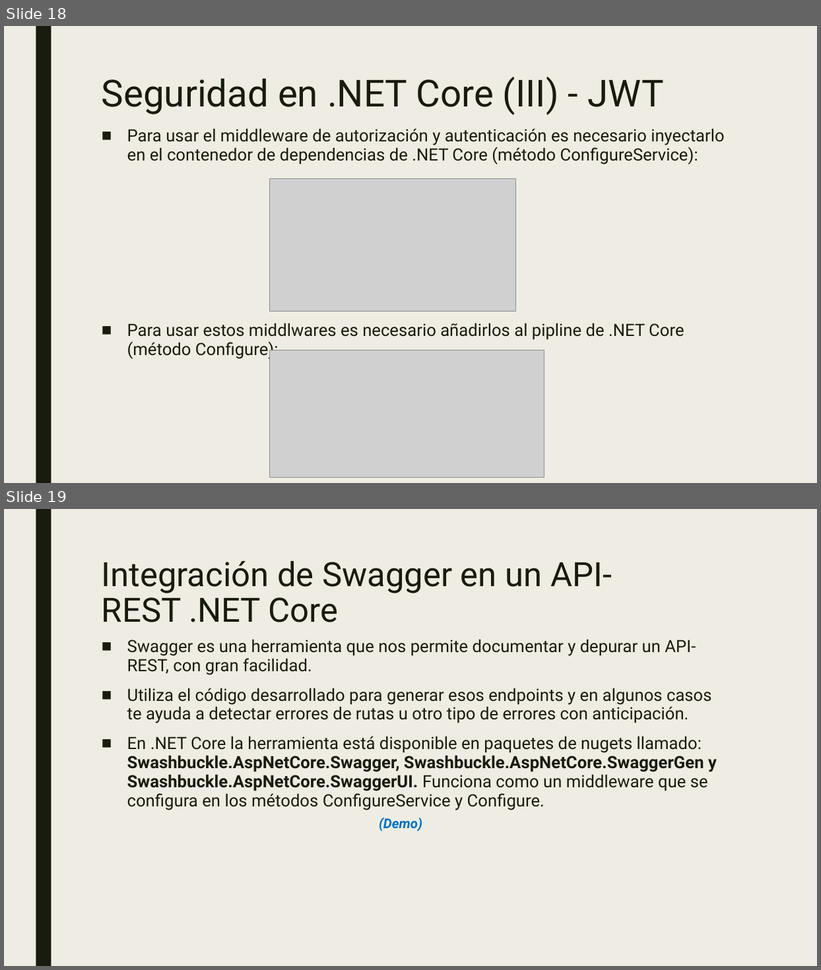
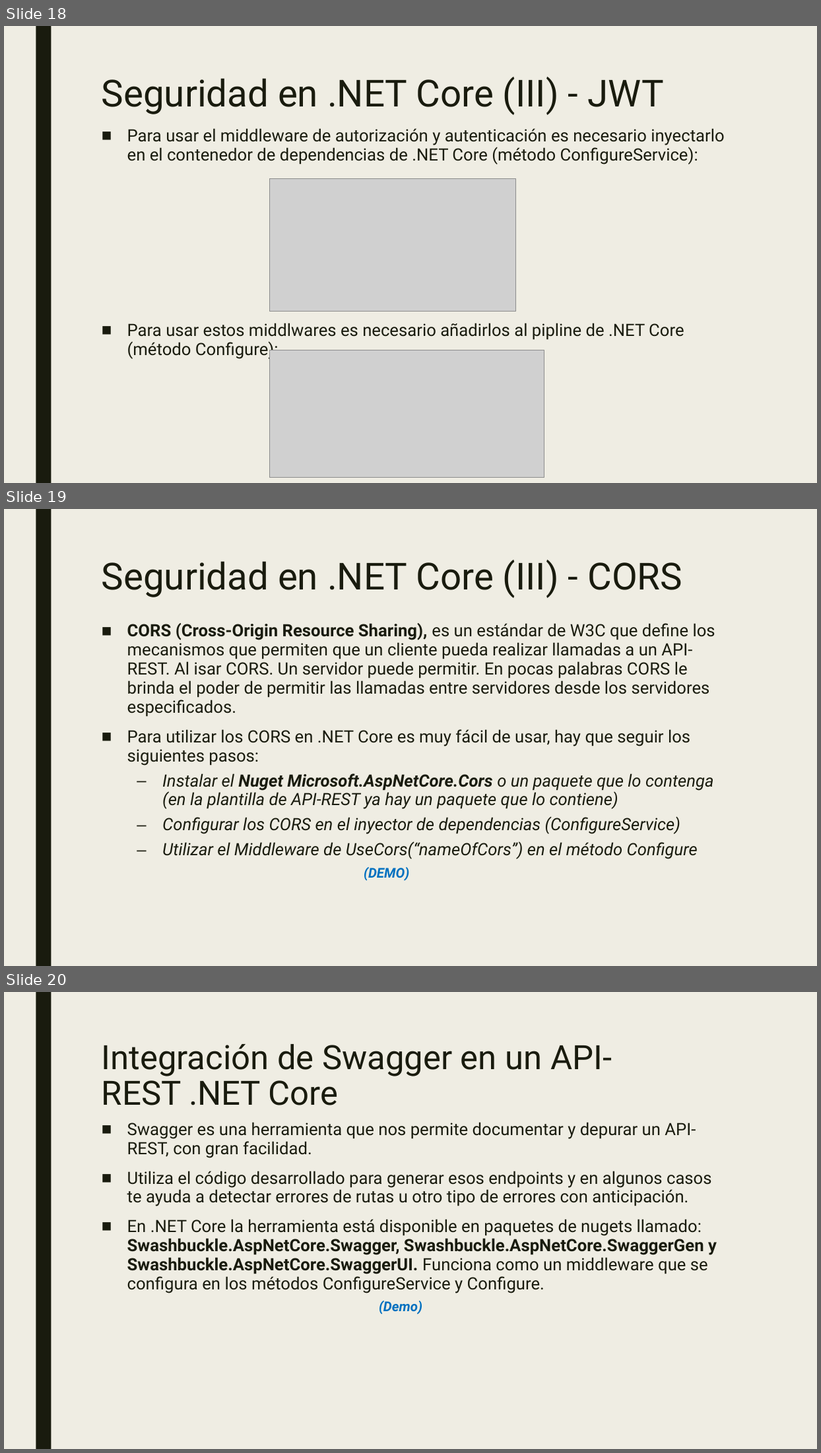
Before and after one commit to dadjh85/Demo4-Curso-.NetCore3.1, a slide deck: doc/Demo4- Curso .NET Core.pptx. Shown one above the other, each under a label of ours: slides 18 and 19 before the commit, slides 18, 19 and 20 after it. The pictures are 821x970 and 821x1453 pixels, drawn with LibreOffice and Linux fonts; fonts in the diff are those of the drawing; grey boxes stand for pictures. Boxes give left, top, right and bottom in pixels: in the first picture for what was removed or moved away, otherwise in the second. Text is boxed around its words. In the diff, an @@ line names an element or a change of style, - is before the commit and + after.

Commit message:
* Added CORS

```diff
--- a/doc/Demo4- Curso .NET Core.pptx
+++ b/doc/Demo4- Curso .NET Core.pptx
@@ slide 19 added at (4, 509, 817, 966), background #EFEDE3; not listed: 1 template element that a slide beside it also shows @@
@@ title added at (102, 560, 682, 598), 44 pt, text #191B0E @@
+Seguridad en .NET Core (III) - CORS
@@ text added at (127, 623, 715, 881), 20 pt, text #191B0E @@
+■ CORS (Cross-Origin Resource Sharing), es un estándar de W3C que define los mecanismos que permiten que un cliente pueda realizar llamadas a un API-REST. Al isar CORS. Un servidor puede permitir. En pocas palabras CORS le brinda el poder de permitir las llamadas entre servidores desde los servidores especificados.
+■ Para utilizar los CORS en .NET Core es muy fácil de usar, hay que seguir los siguientes pasos:
+  – Instalar el Nuget Microsoft.AspNetCore.Cors o un paquete que lo contenga (en la plantilla de API-REST ya hay un paquete que lo contiene)
+  – Configurar los CORS en el inyector de dependencias (ConfigureService)
+  – Utilizar el Middleware de UseCors(“nameOfCors”) en el método Configure
+        (DEMO)
@@ what was slide 19 is now slide 20 @@
```
Also in this commit, not shown: 6 other files.
